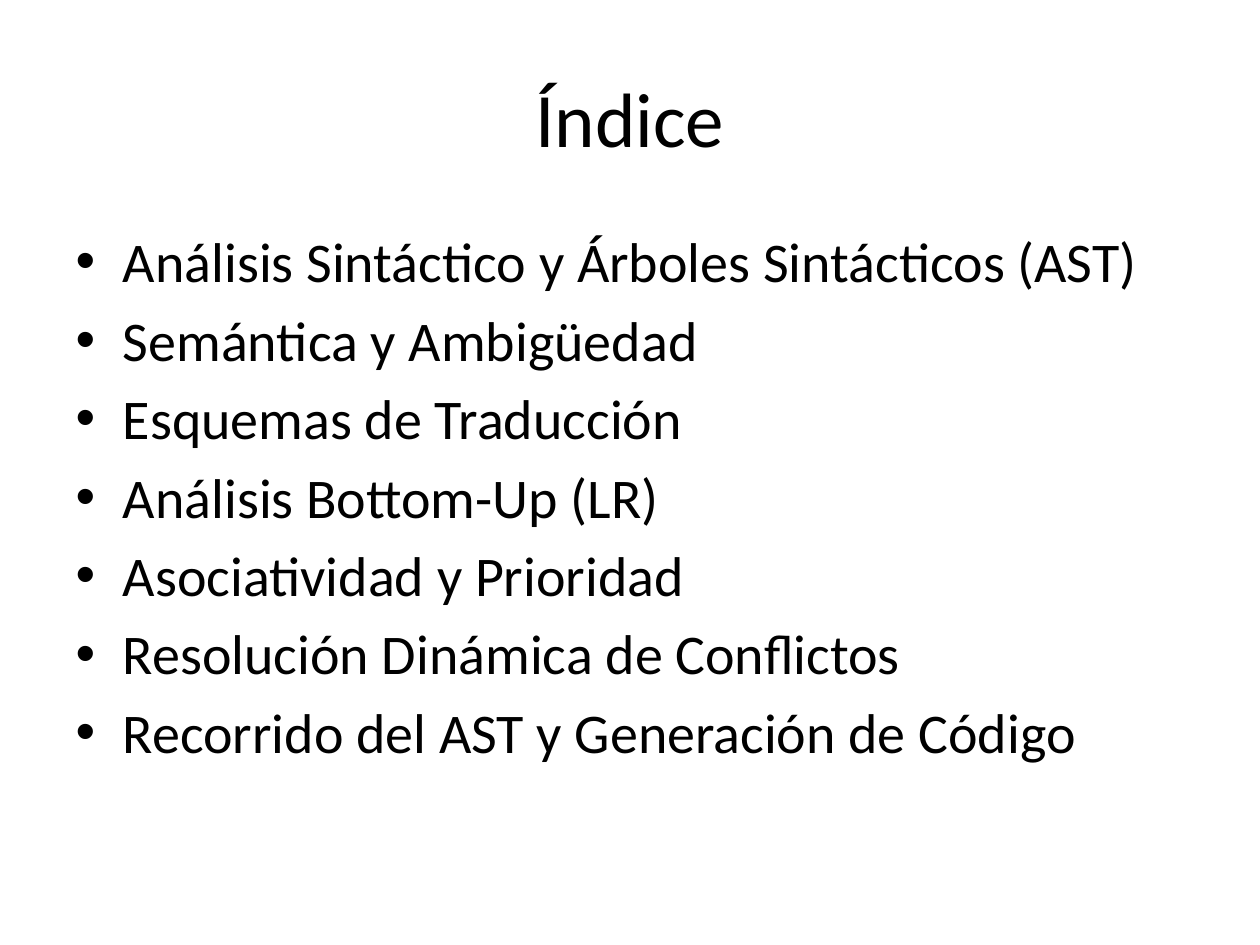
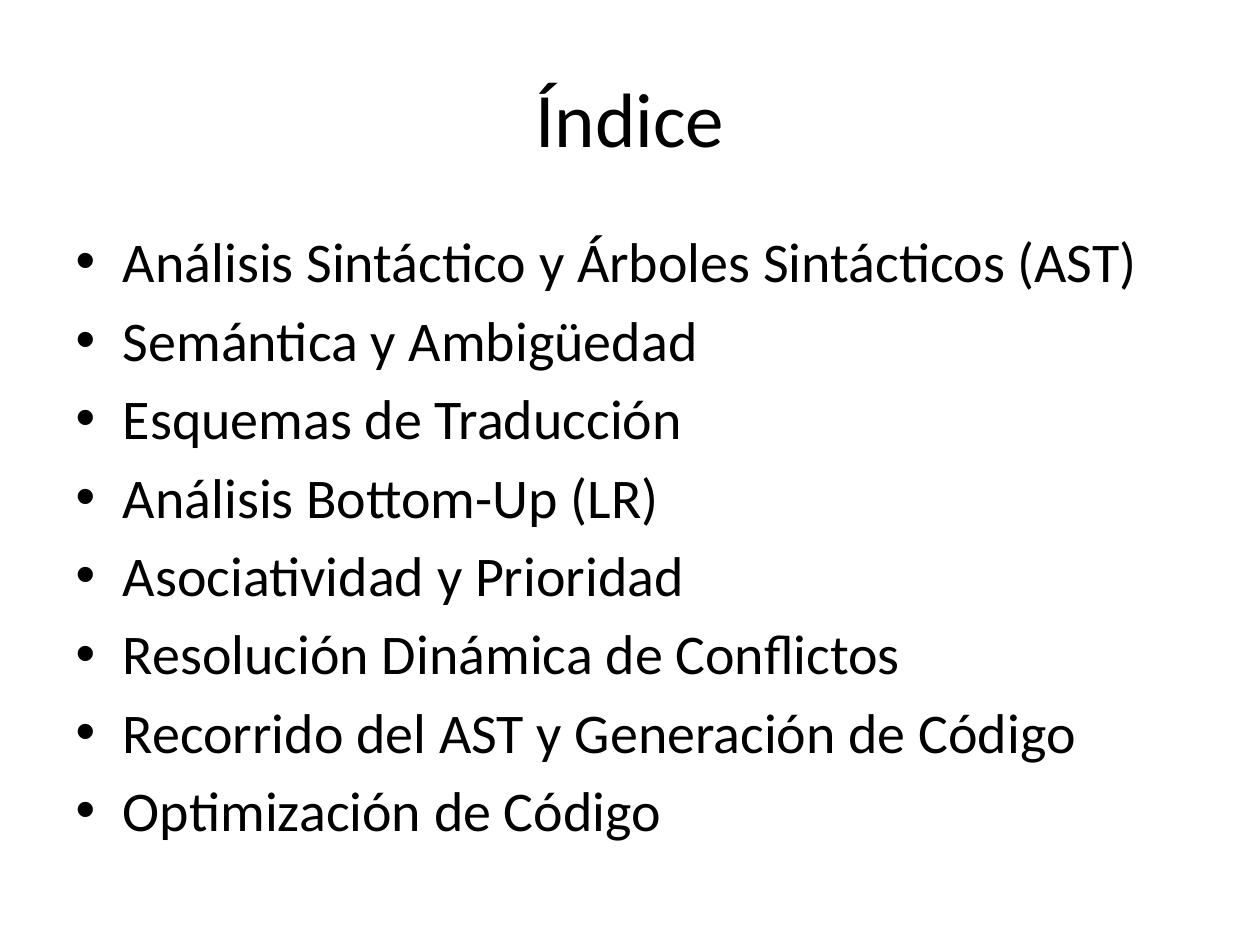
Before and after one commit to ULL-LSI/campus-america-2019, a slide deck: slide 2 of casiano/CAMPUS-AMERICA-2019-PROCESADORES-DE-LENGUAJES.pptx. Drawn at 1260x945 pixels with LibreOffice and Linux fonts; fonts in the diff are those of the drawing. Boxes give left, top, right and bottom in pixels: in the first picture for what was removed or moved away, otherwise in the second. Text is boxed around its words. In the diff, an @@ line names an element or a change of style, - is before the commit and + after.

```diff
--- a/casiano/CAMPUS-AMERICA-2019-PROCESADORES-DE-LENGUAJES.pptx
+++ b/casiano/CAMPUS-AMERICA-2019-PROCESADORES-DE-LENGUAJES.pptx
@@ text at (123,792,661,841): paragraph added @@
+• Optimización de Código
```
Also in this commit, not shown: 2 slides added, 1 other file.
